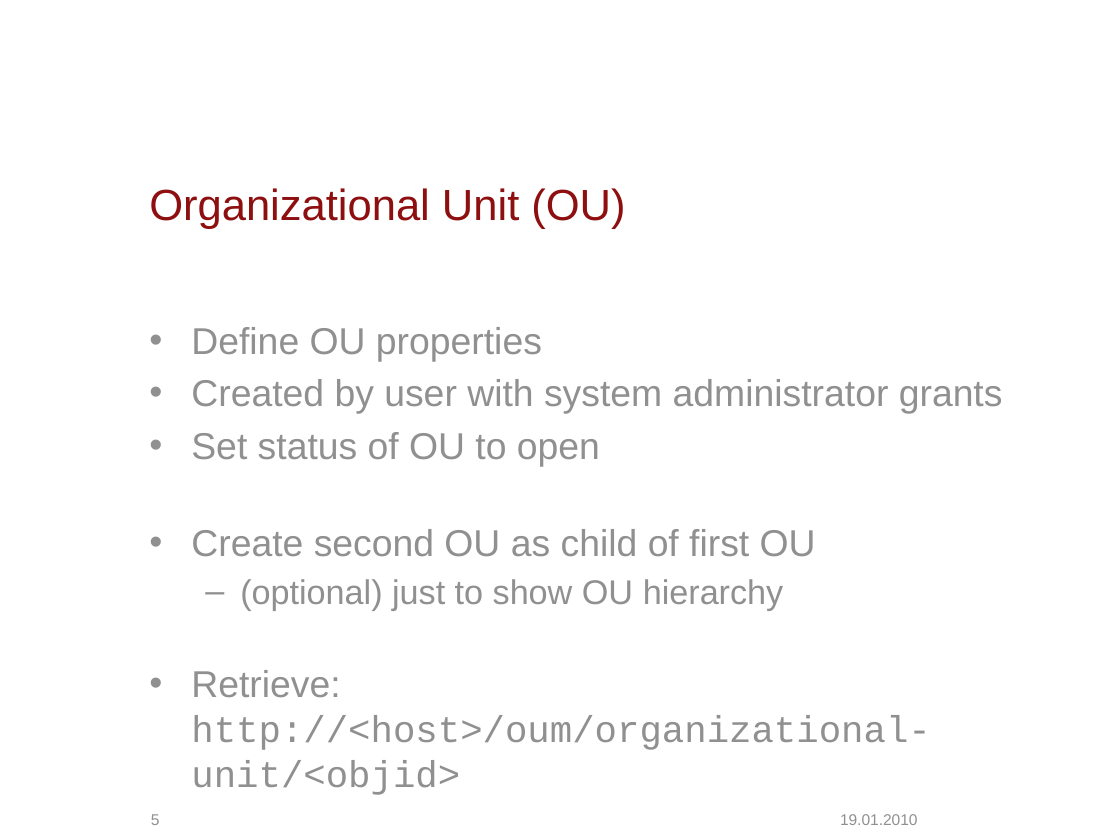
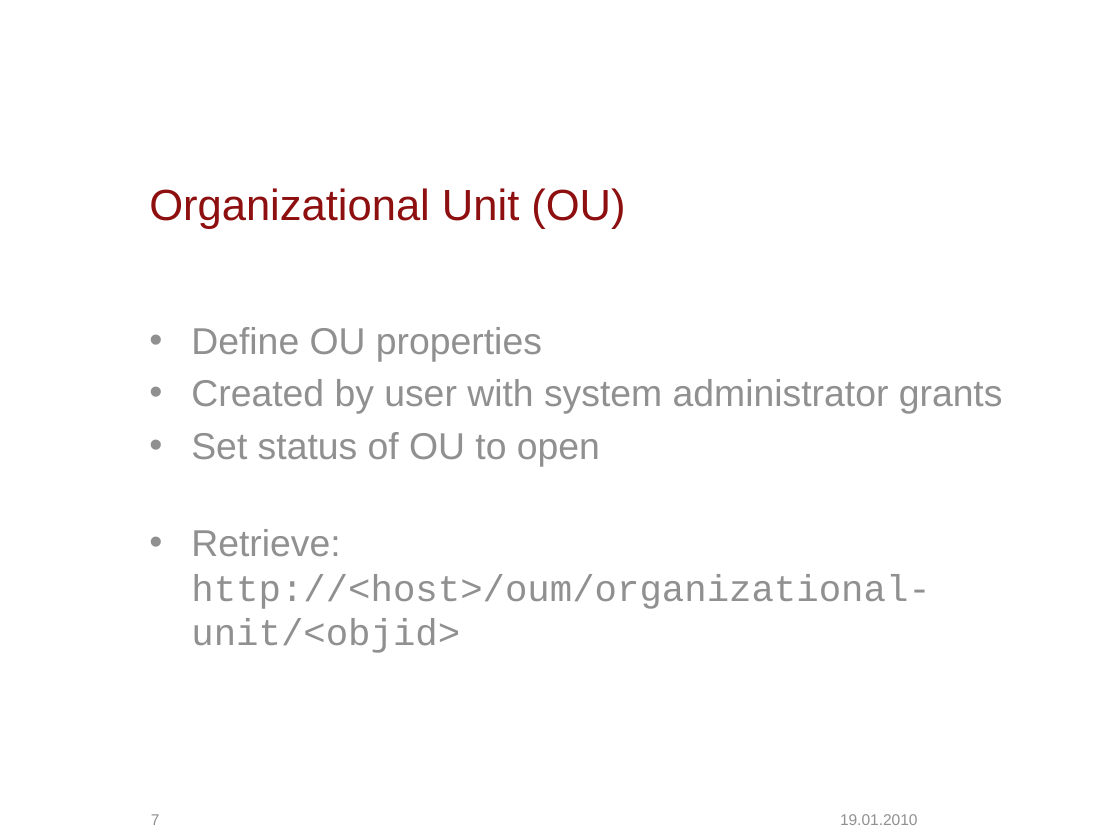
Before and after one commit to escidoc/escidoc-examples-old, a slide deck: slide 7 of doc/presentation.pptx (slide 5 before the commit). Drawn at 1120x840 pixels with LibreOffice and Linux fonts; fonts in the diff are those of the drawing; background and template pictures are left out. Boxes give left, top, right and bottom in pixels: in the first picture for what was removed or moved away, otherwise in the second. Text is boxed around its words. In the diff, an @@ line names an element or a change of style, - is before the commit and + after.

```diff
--- a/doc/presentation.pptx
+++ b/doc/presentation.pptx
@@ text at [191, 529, 816, 611]: paragraphs removed @@
-• Create second OU as child of first OU
-  – (optional) just to show OU hierarchy
@@ page number at [151, 814, 160, 825]: text changed @@
-5
+7
```
Also in this commit, not shown: 8 other slides changed, 3 slides added.
